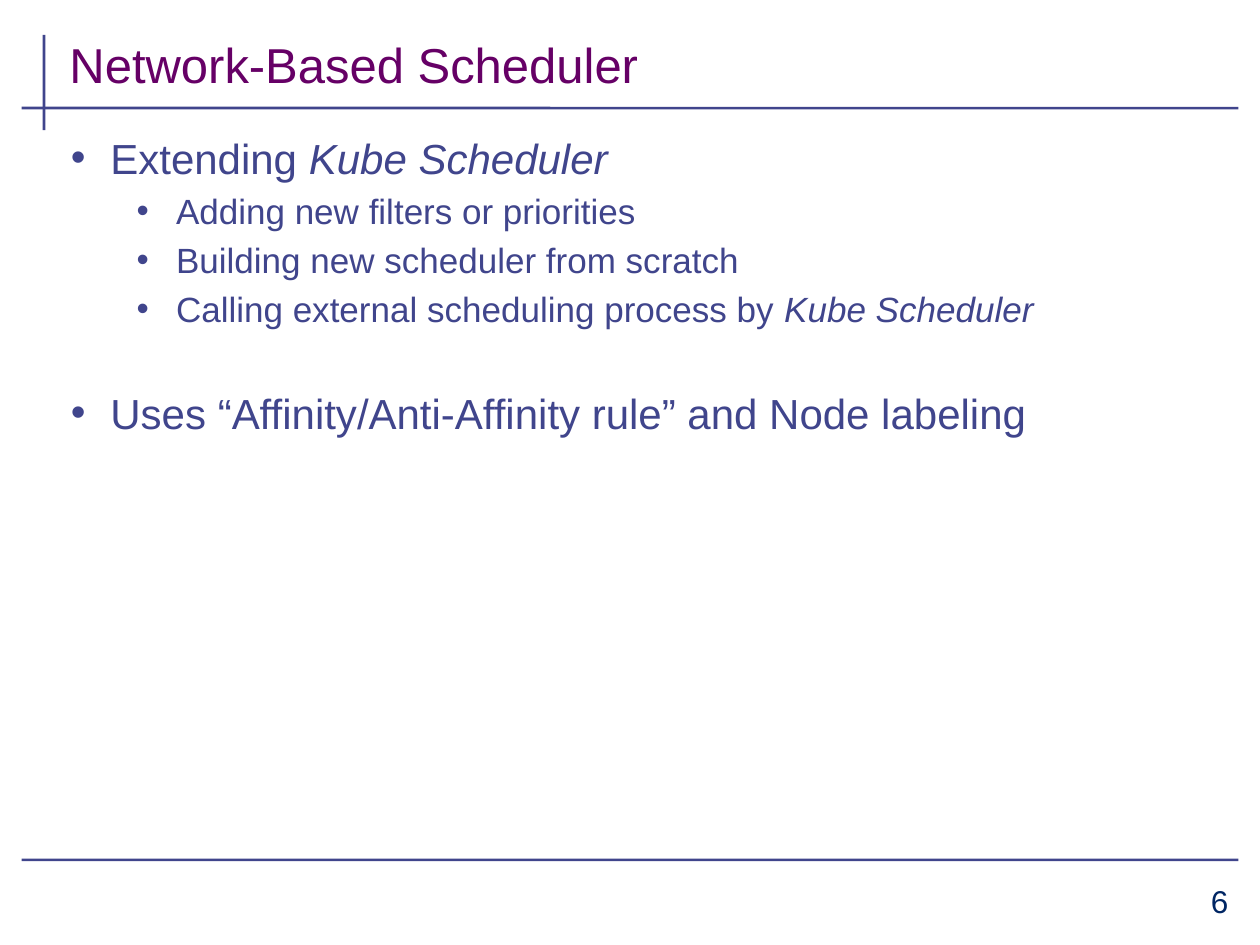
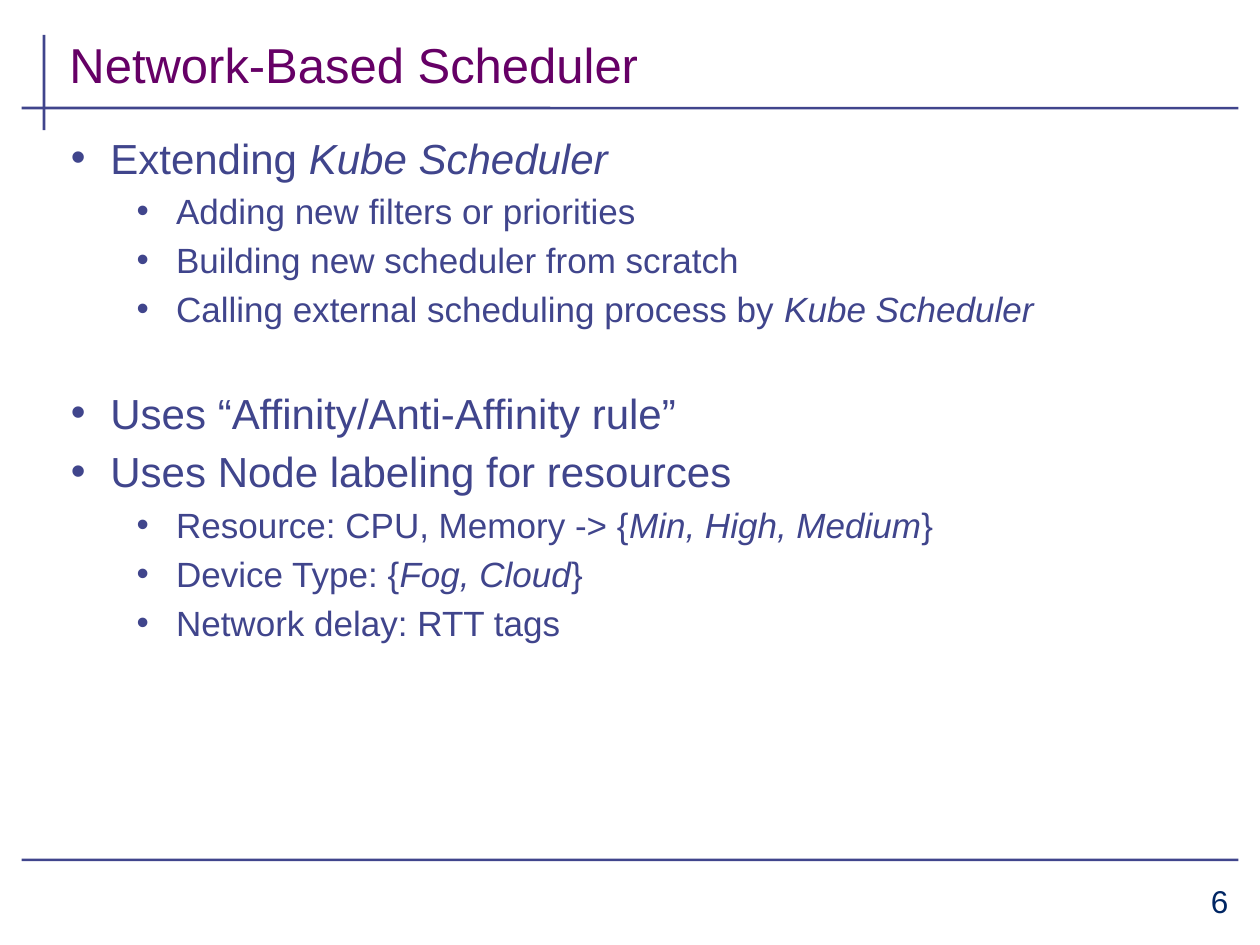
Before and after one commit to aahad91/Seminar-MLCN, a slide deck: slide 6 of Final_submission/presentation_draft.pptx. Drawn at 1260x945 pixels with LibreOffice and Linux fonts; fonts in the diff are those of the drawing; background and template pictures are left out. Boxes give left, top, right and bottom in pixels: in the first picture for what was removed or moved away, otherwise in the second. Text is boxed around its words. In the diff, an @@ line names an element or a change of style, - is before the commit and + after.

```diff
--- a/Final_submission/presentation_draft.pptx
+++ b/Final_submission/presentation_draft.pptx
@@ text at <box>110,398,933,643</box>: text changed; size 24 to 20 pt @@
-• Uses “Affinity/Anti-Affinity rule” and Node labeling
+• Uses “Affinity/Anti-Affinity rule”
+• Uses Node labeling for resources
+  • Resource: CPU, Memory -> {Min, High, Medium}
+  • Device Type: {Fog, Cloud}
+  • Network delay: RTT tags
```
Also in this commit, not shown: 4 other slides changed, 5 slides added, 2 other files.
